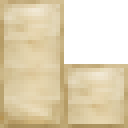
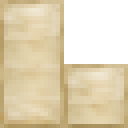
The second 128×128 image is a revision of the first. Changes to its layers:
painted on "Ebene 1" over [0, 24, 64, 128]
